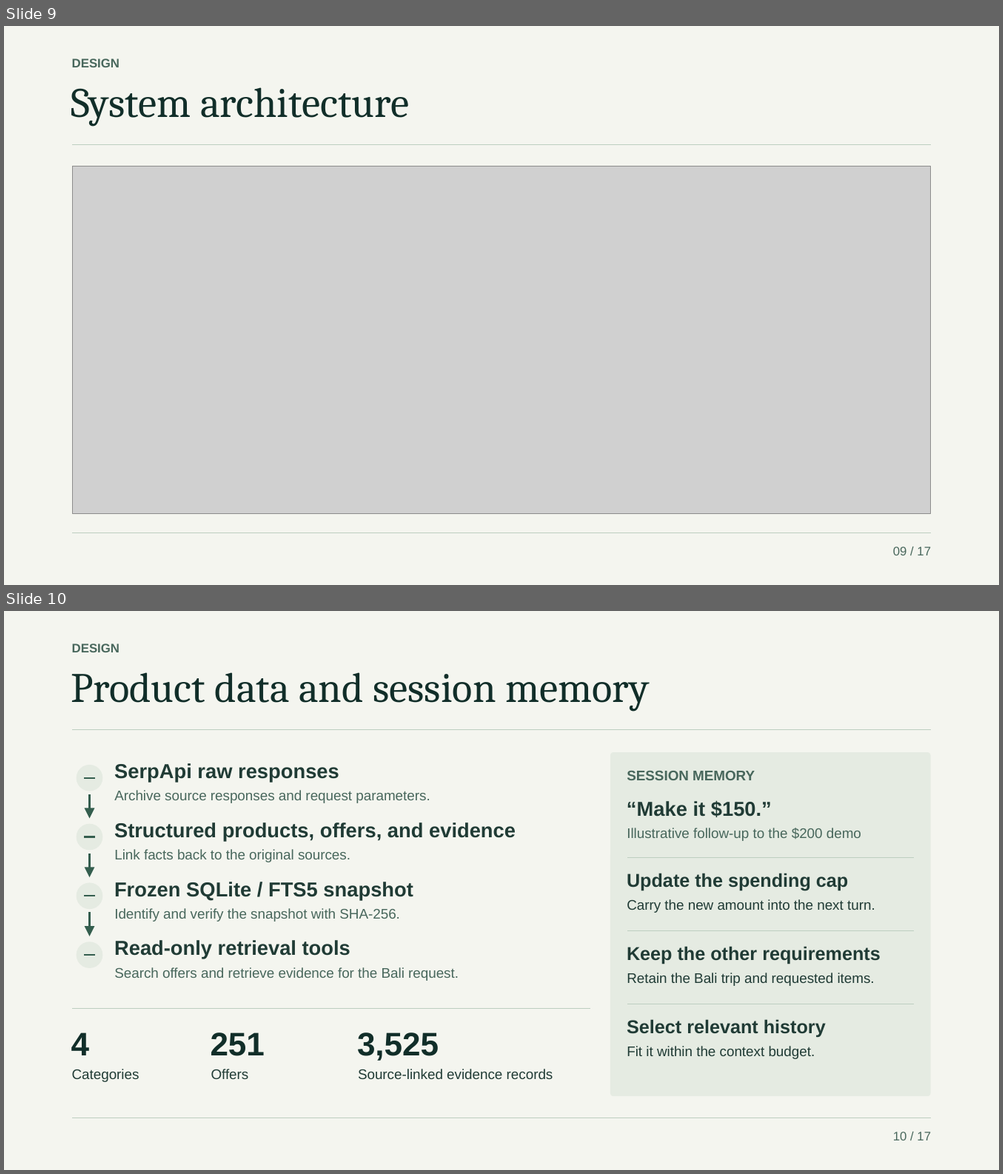
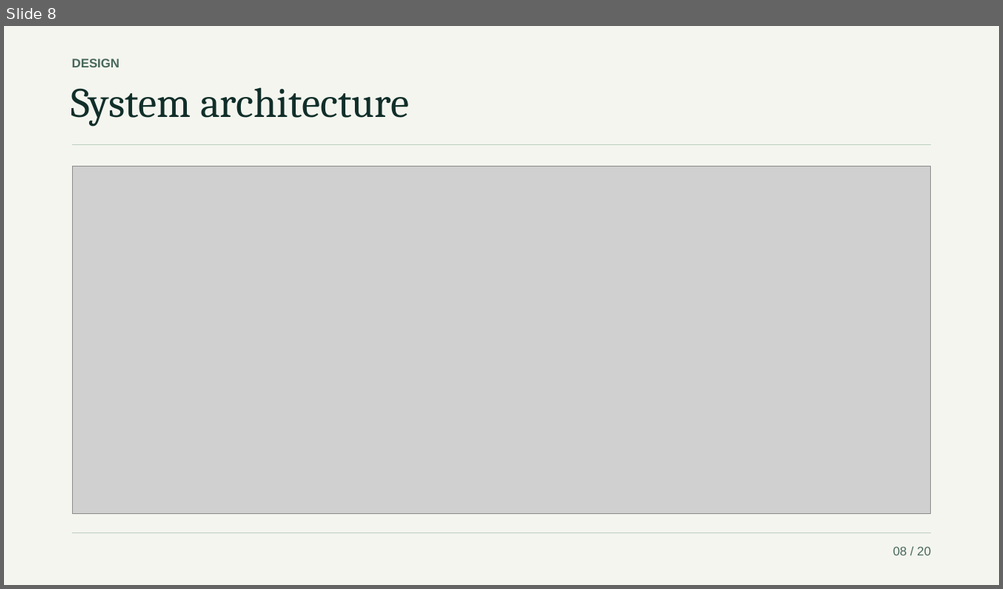
Before and after one commit to atlasmarkz/tacc-agentforge, a slide deck: output/presentation/agentforge_v4.pptx. Shown one above the other, each under a label of ours: slides 9 and 10 before the commit, slide 8 after it. The pictures are 1003x1174 and 1003x589 pixels, drawn with LibreOffice and Linux fonts; fonts in the diff are those of the drawing; grey boxes stand for pictures. Boxes give left, top, right and bottom in pixels: in the first picture for what was removed or moved away, otherwise in the second. Text is boxed around its words. In the diff, an @@ line names an element or a change of style, - is before the commit and + after.

```diff
--- a/output/presentation/agentforge_v4.pptx
+++ b/output/presentation/agentforge_v4.pptx
@@ slide 10 removed at <box>4,611,999,1170</box>, background #F4F5EF @@
@@ text removed at <box>72,644,119,652</box> @@
-DESIGN
@@ text removed at <box>71,672,649,712</box> @@
-Product data and session memory
@@ freeform shape removed at <box>73,729,930,730</box> @@
@@ group removed at <box>77,763,515,981</box>: 8 texts, 4 ellipses, 4 freeform shapes, 3 arrows @@
-SerpApi raw responses
-Structured products, offers, and evidence
-Frozen SQLite / FTS5 snapshot
-Read-only retrieval tools
-Archive source responses and request parameters.
-Link facts back to the original sources.
-Identify and verify the snapshot with SHA-256.
-Search offers and retrieve evidence for the Bali request.
@@ group removed at <box>610,753,930,1096</box>: 9 texts, 3 freeform shapes, 1 rounded rectangle @@
-SESSION MEMORY
-“Make it $150.”
-Illustrative follow-up to the $200 demo
-Update the spending cap
-Keep the other requirements
-Select relevant history
-Carry the new amount into the next turn.
-Retain the Bali trip and requested items.
-Fit it within the context budget.
@@ group removed at <box>71,1008,590,1082</box>: 6 texts, 1 freeform shape @@
-4
-251
-3,525
-Categories
-Offers
-Source-linked evidence records
@@ freeform shape removed at <box>73,1119,930,1119</box> @@
@@ text removed at <box>893,1132,930,1141</box> @@
-10 / 17
@@ what was slide 9 is now slide 8 @@
@@ slide 8 changed as well @@
@@ text at <box>893,547,930,556</box>: text changed @@
-09 / 17
+08 / 20
```
Also in this commit, not shown: 9 other slides changed, 10 slides added, 9 other slides removed, 1 other file.
